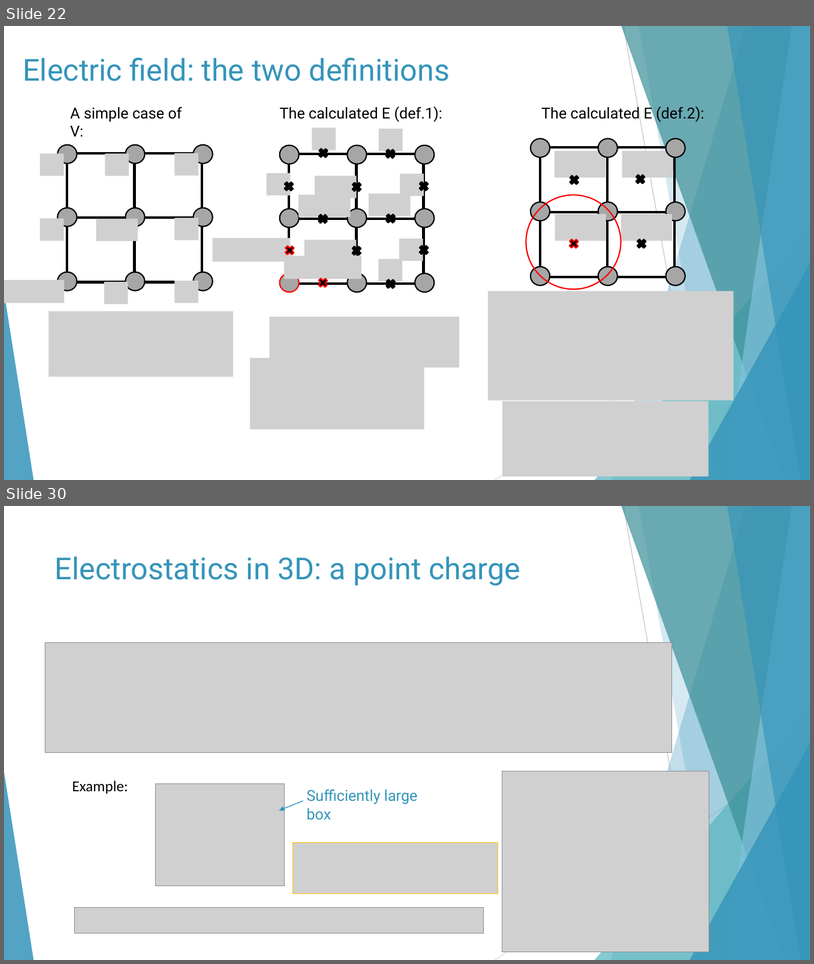
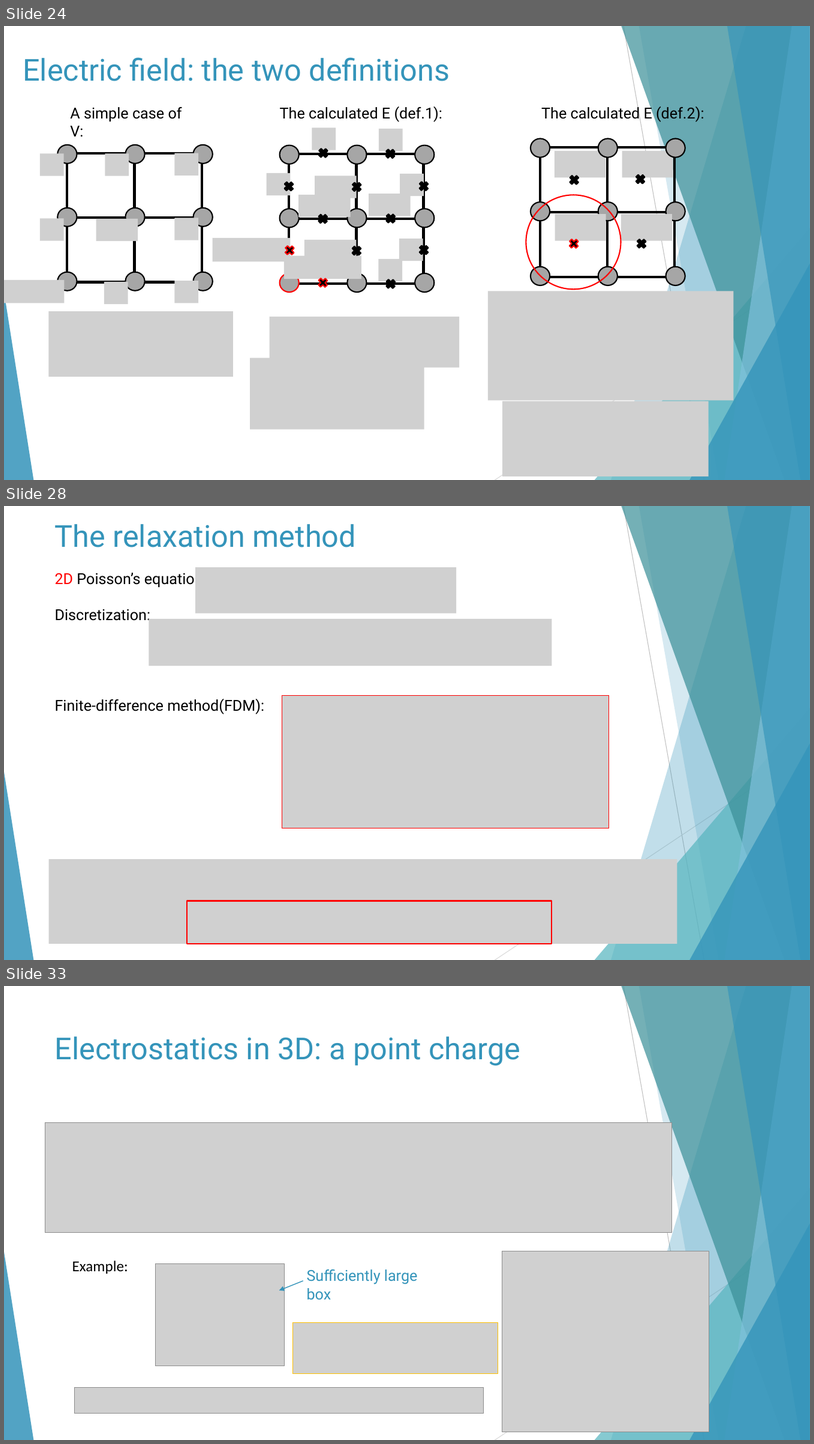
Before and after one commit to Wayne-4415/-, a slide deck: Partial differential equations (PDEs) 2021.pptx. Shown one above the other, each under a label of ours: slides 22 and 30 before the commit, slides 24, 28 and 33 after it; the slides between them are not shown. The pictures are 814x964 and 814x1444 pixels, drawn with LibreOffice and Linux fonts; fonts in the diff are those of the drawing; grey boxes stand for pictures. Boxes give left, top, right and bottom in pixels: in the first picture for what was removed or moved away, otherwise in the second. Text is boxed around its words. In the diff, an @@ line names an element or a change of style, - is before the commit and + after.

```diff
--- a/Partial differential equations (PDEs) 2021.pptx
+++ b/Partial differential equations (PDEs) 2021.pptx
@@ slide 28 added at [4,506,810,960], background #FFFFFF; not listed: 10 template elements that a slide beside it also shows @@
@@ text added at [55,524,356,547], 36 pt, text #3494BA @@
+The relaxation method
@@ group added at [49,567,677,943]: 4 pictures, 1 text, 1 rectangle @@
+2D Poisson’s equation:
+Discretization:
+Finite-difference method(FDM):
@@ what was slide 22 is now slide 24 @@
@@ what was slide 30 is now slide 33 @@
```
Also in this commit, not shown: 14 slides changed, 5 other slides added, 5 slides removed, 1 other file.
